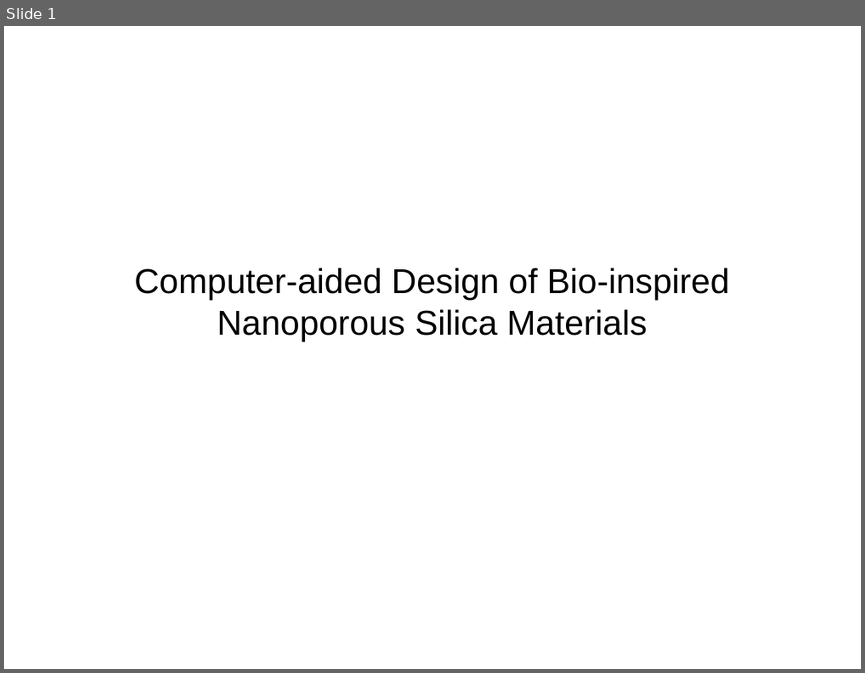
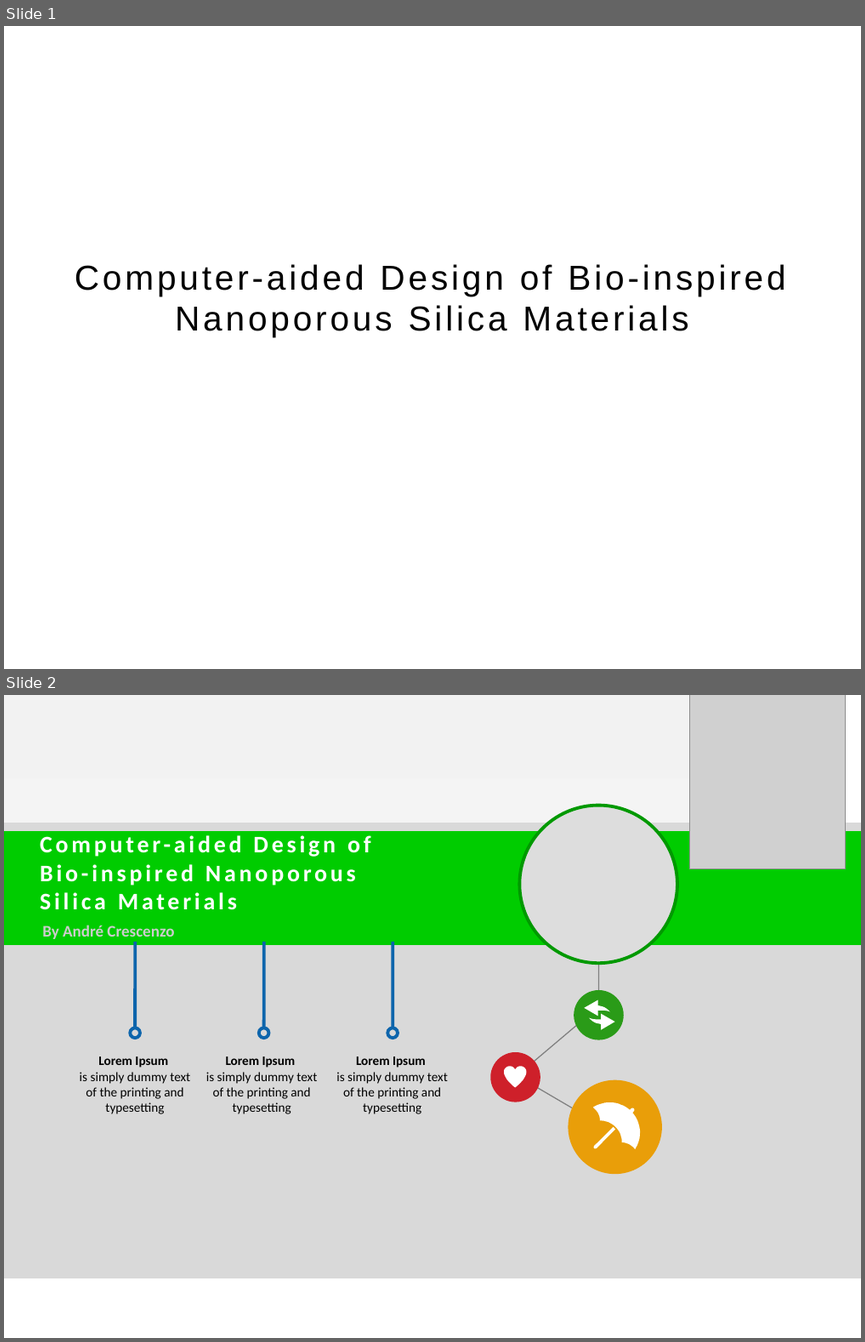
Before and after one commit to acnz/summer-prj, a slide deck: Slides.odp. Shown one above the other, each under a label of ours: slide 1 before the commit, slides 1 and 2 after it. The pictures are 865x673 and 865x1342 pixels, drawn with LibreOffice and Linux fonts; fonts in the diff are those of the drawing; grey boxes stand for pictures; background and template pictures are left out. Boxes give left, top, right and bottom in pixels: in the first picture for what was removed or moved away, otherwise in the second. Text is boxed around its words. In the diff, an @@ line names an element or a change of style, - is before the commit and + after.

```diff
--- a/Slides.odp
+++ b/Slides.odp
@@ slide 2 added at (4,695,861,1338), background #FFFFFF @@
@@ freeform shape added at (4,695,783,1278), fill gradient #D9D9D9 to #F2F2F2 @@
@@ freeform shape added at (4,695,782,1278), fill gradient #F2F2F2 to #FFFFFF @@
@@ picture added at (690,695,846,869) @@
@@ ellipse added at (519,805,677,964), fill #DDDDDD, outline #009900 3 pt @@
@@ freeform shape added at (4,823,861,1278), fill #D9D9D9 @@
@@ freeform shape added at (4,831,861,946), fill #00CC00 @@
@@ text added at (40,835,371,910), 22 pt, text #FFFFFF, bold @@
+Computer-aided Design of
+Bio-inspired Nanoporous
+Silica Materials
@@ text added at (42,925,174,939), 15 pt, text #CCCCCC, bold @@
+By André Crescenzo
@@ line added from (136, 1027) to (136, 941), #0D65AC 3 pt @@
@@ line added from (264, 1027) to (264, 941), #0D65AC 3 pt @@
@@ line added from (392, 1027) to (392, 941), #0D65AC 3 pt @@
@@ line added from (599, 964) to (599, 1009), #7F7F7F 0.99 pt @@
@@ freeform shape added at (574,990,624,1039), fill #2A9B18 @@
@@ freeform shape added at (584,1000,610,1016), fill #FFFFFF @@
@@ freeform shape added at (5,1022,783,1278), fill #F2F2F2 at 49% opacity @@
@@ line added from (589, 1015) to (526, 1068), #7F7F7F 0.99 pt @@
@@ freeform shape added at (590,1014,615,1030), fill #FFFFFF @@
@@ free added at (72,1049,199,1119), 12 pt, text #000000 @@
+Lorem Ipsum
+is simply dummy text of the printing and typesetting
@@ freeform shape added at (130,1027,140,1038), outline #0D65AC 3 pt @@
@@ free added at (199,1049,325,1119), 12 pt, text #000000 @@
+Lorem Ipsum
+is simply dummy text of the printing and typesetting
@@ freeform shape added at (259,1027,269,1038), outline #0D65AC 3 pt @@
@@ free added at (329,1049,455,1119), 12 pt, text #000000 @@
+Lorem Ipsum
+is simply dummy text of the printing and typesetting
@@ freeform shape added at (388,1027,398,1038), outline #0D65AC 3 pt @@
@@ freeform shape added at (491,1052,540,1101), fill #CE202A @@
@@ freeform shape added at (504,1066,527,1088), fill #FFFFFF @@
@@ line added from (519, 1077) to (615, 1134), #7F7F7F 0.99 pt @@
@@ freeform shape added at (568,1080,663,1174), fill #E99E09 @@
@@ freeform shape added at (593,1102,640,1149), fill #FFFFFF @@
@@ slide 1 changed as well @@
@@ subtitle "Computer-aided Design of Bio-inspired Nanoporous ..." at (75,264,785,337): letter spacing 0 to 3 pt @@
```
Also in this commit, not shown: 9 other slides changed, 4 other files.
